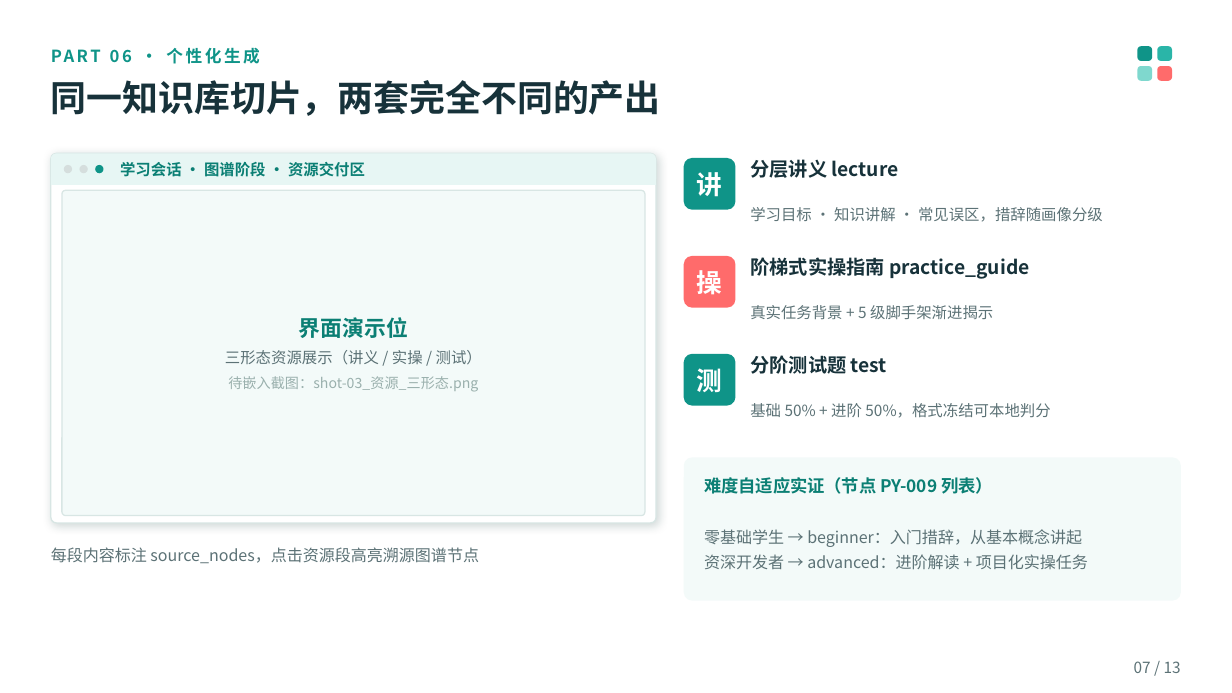
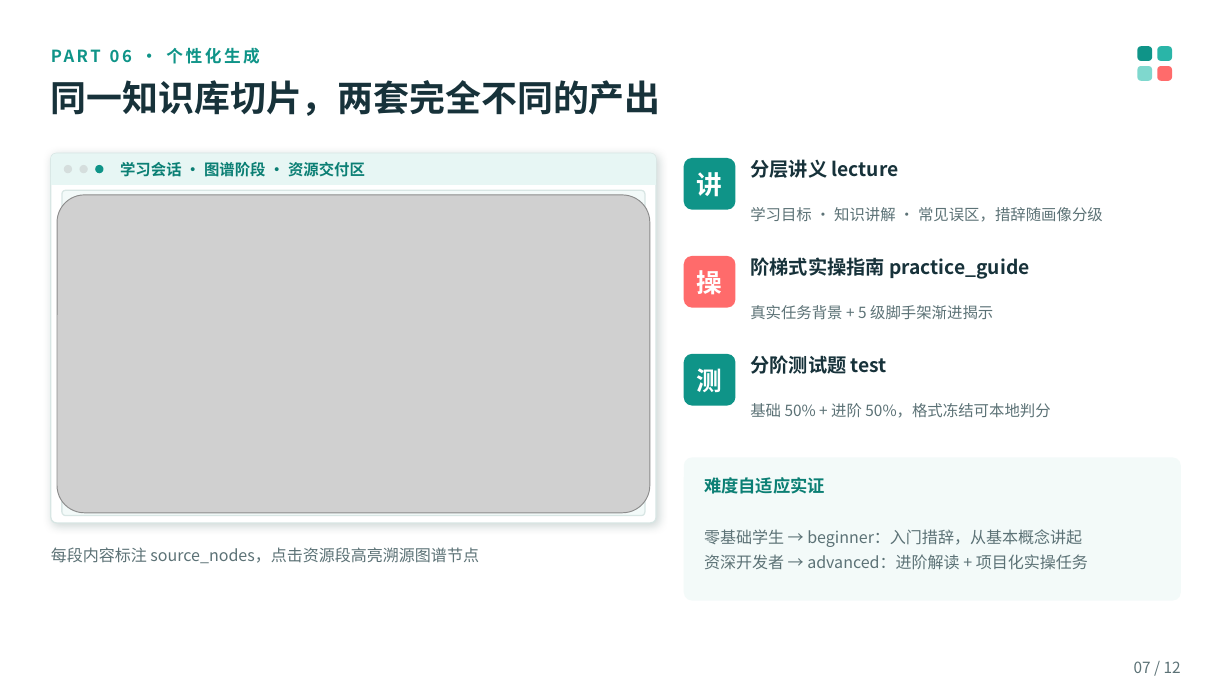
Before and after one commit to origin0722/KMatch-Desktop, a slide deck: slide 7 of docs/比赛提交/项目介绍.pptx. Drawn at 1232x693 pixels with LibreOffice and Linux fonts; fonts in the diff are those of the drawing; grey boxes stand for pictures. Boxes give left, top, right and bottom in pixels: in the first picture for what was removed or moved away, otherwise in the second. Text is boxed around its words. In the diff, an @@ line names an element or a change of style, - is before the commit and + after.

```diff
--- a/docs/比赛提交/项目介绍.pptx
+++ b/docs/比赛提交/项目介绍.pptx
@@ picture added at (x1=57, y1=195, x2=651, y2=513) @@
@@ text removed at (x1=225, y1=317, x2=482, y2=392) @@
-界面演示位
-三形态资源展示（讲义 / 实操 / 测试）
-待嵌入截图：shot-03_资源_三形态.png
@@ text at (x1=704, y1=477, x2=825, y2=494): text changed @@
-难度自适应实证（节点 PY-009 列表）
+难度自适应实证
@@ text at (x1=1134, y1=661, x2=1181, y2=673): text changed @@
-07 / 13
+07 / 12
```
Also in this commit, not shown: 10 other slides changed, 1 slide removed, 15 other files.
